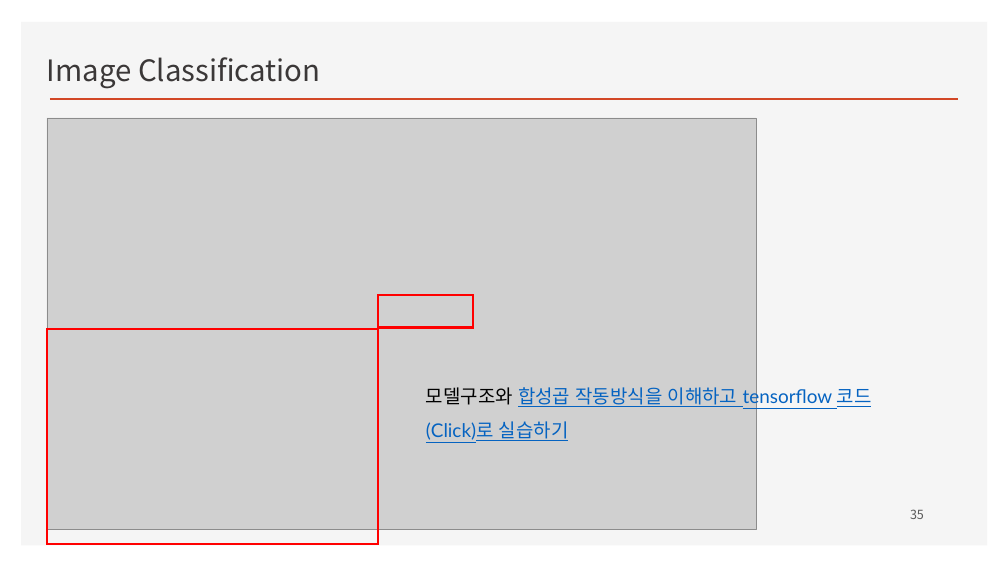
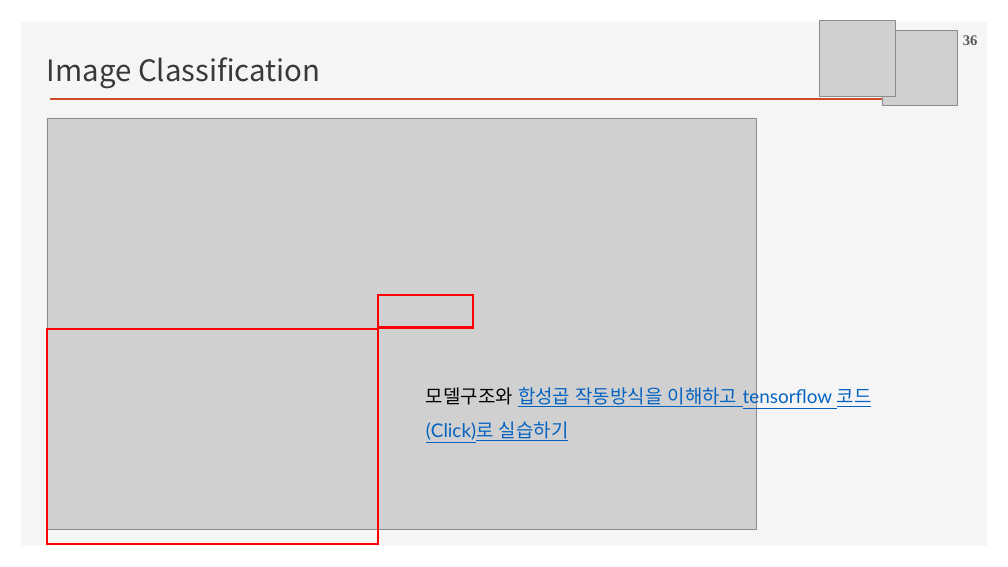
Before and after one commit to ancestor9/2026_Fall_Deep-Learning-with-Python, a slide deck: slide 36 of Chapter 08 Image Classification.pptx (slide 35 before the commit). Drawn at 1008x567 pixels with LibreOffice and Linux fonts; fonts in the diff are those of the drawing; grey boxes stand for pictures; background and template pictures are left out. Boxes give left, top, right and bottom in pixels: in the first picture for what was removed or moved away, otherwise in the second. Text is boxed around its words. In the diff, an @@ line names an element or a change of style, - is before the commit and + after.

```diff
--- a/Chapter 08 Image Classification.pptx
+++ b/Chapter 08 Image Classification.pptx
@@ picture added at [820, 20, 895, 96] @@
@@ picture added at [882, 30, 958, 106] @@
@@ page number added at [963, 35, 978, 45], 14 pt, text #595959, bold @@
+36
@@ page number removed at [910, 509, 924, 519] @@
-35
```
Also in this commit, not shown: 33 other slides changed, 5 slides added, 4 slides removed.
